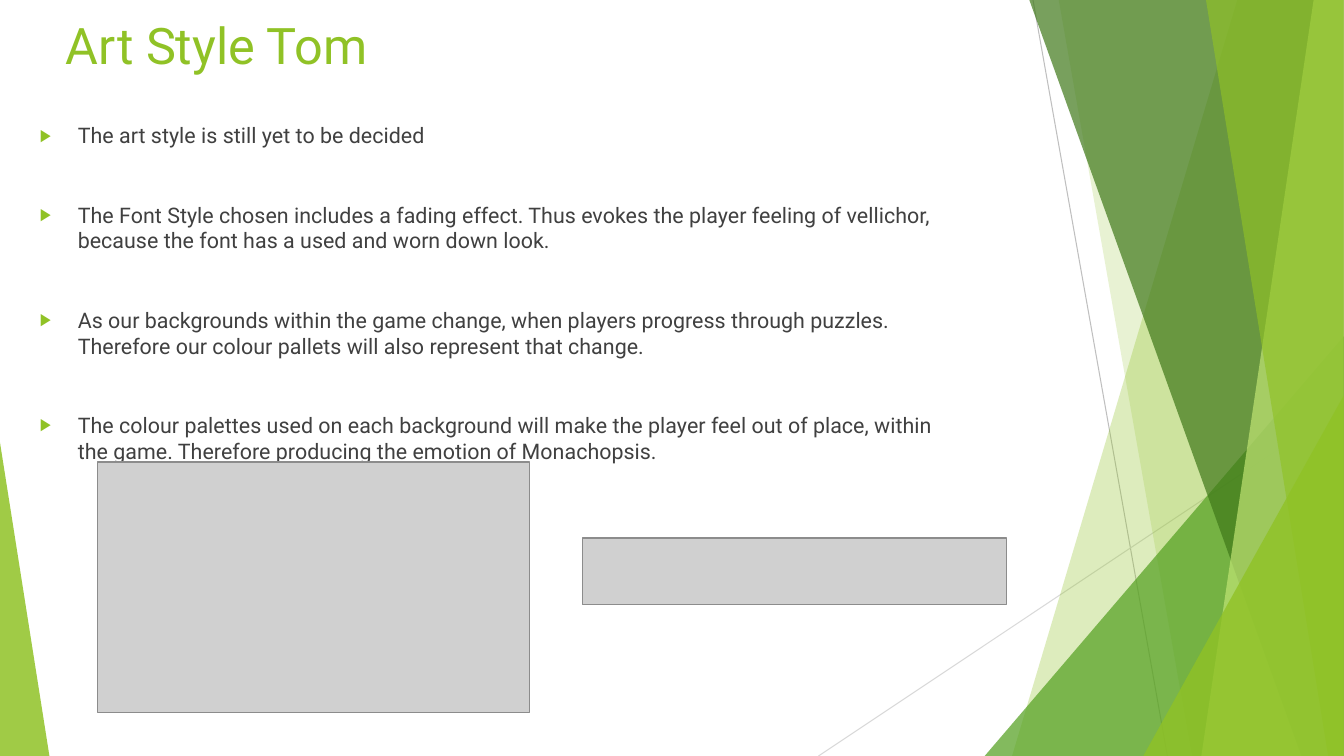
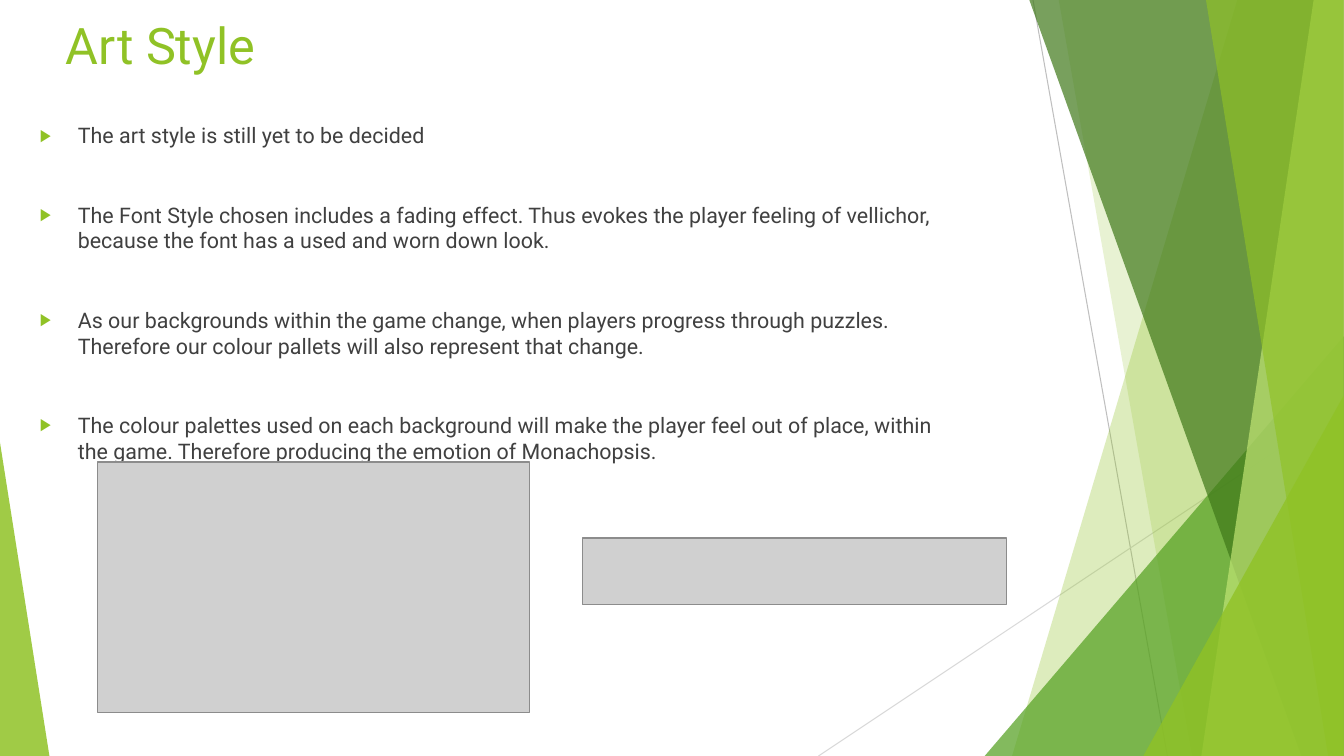
Before and after one commit to UoSGamesGroups/first-semester-l4-5-group-14, a slide deck: slide 7 of Group 14.pptx. Drawn at 1344x756 pixels with LibreOffice and Linux fonts; fonts in the diff are those of the drawing; grey boxes stand for pictures. Boxes give left, top, right and bottom in pixels: in the first picture for what was removed or moved away, otherwise in the second. Text is boxed around its words. In the diff, an @@ line names an element or a change of style, - is before the commit and + after.

```diff
--- a/Group 14.pptx
+++ b/Group 14.pptx
@@ title at box(66, 26, 255, 75): text changed @@
-Art Style Tom
+Art Style
```
Also in this commit, not shown: 6 other slides changed.
